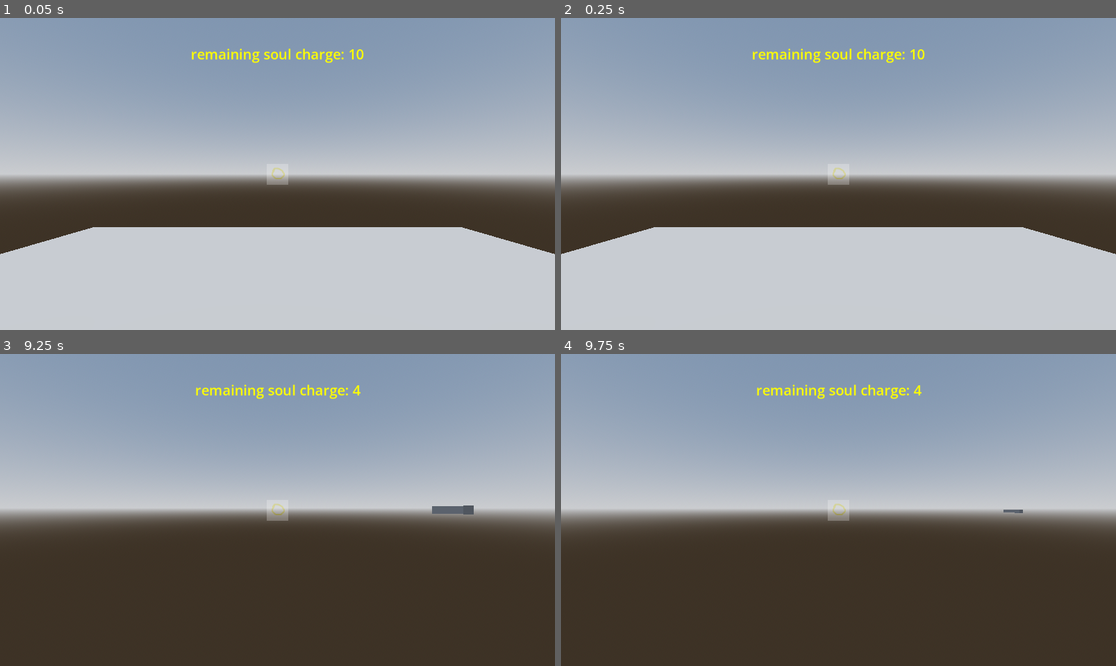
Above: before the commit, frames 1-4 (two rows, left to right).
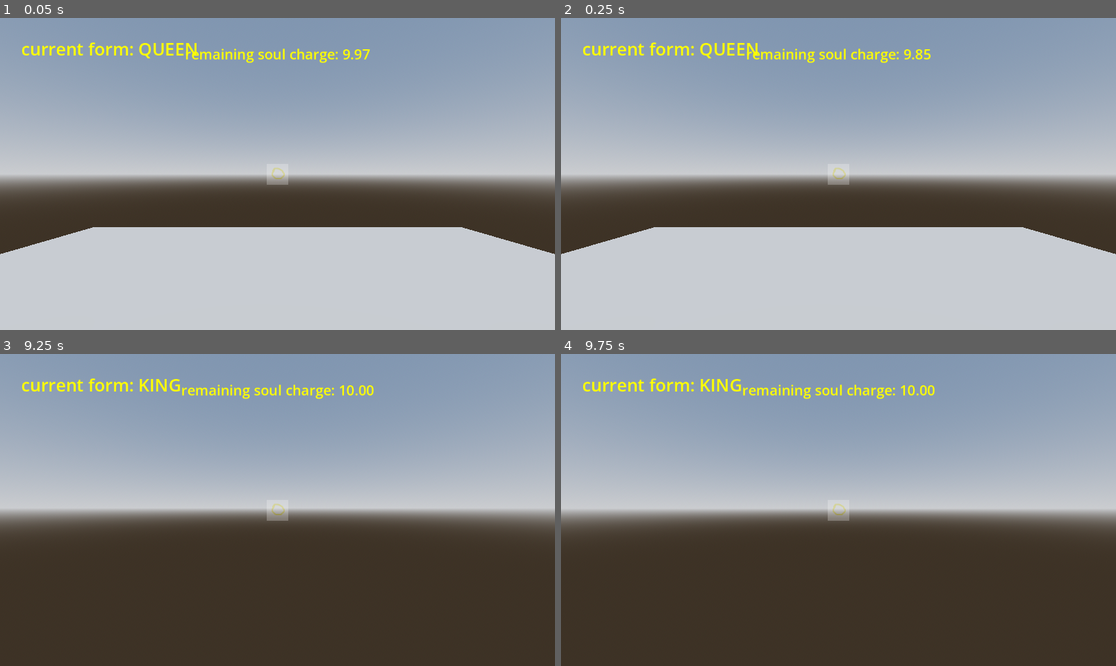
Above: after the commit, the same moments.

Repository: MarGamaDev/wolfenlike
Game: Godot game, scene res://Player/player test/player_test.tscn
Two runs of this game, one before a commit and one after it. Both use one fixed random seed, a clock stepped at 60 frames per second and the inputs below.
Inputs (mouse positions are in pixels of both pictures, inside the frame that each line leads up to):
- Up to frame 1 (0.05 s): no input
- Up to frame 2 (0.25 s): no input
- Up to frame 3 (9.25 s): move the mouse to (305, 510) at 0.52 s; hold W (player_forward) 0.53-5.78 s; click (305, 510) at 0.6 s; right-click (305, 510) at 0.8 s; move the mouse to (249, 510) at 1.27 s; right-click (249, 510) at 1.35 s; click (249, 510) at 1.55 s; move the mouse to (288, 503) at 2.02 s; click (288, 503) at 2.1 s; right-click (288, 503) at 2.3 s; move the mouse to (271, 516) at 2.77 s; right-click (271, 516) at 2.85 s; click (271, 516) at 3.05 s; move the mouse to (316, 513) at 3.52 s; tap Space (space) at 3.6, 8.1 s; right-click (316, 513) at 3.8 s; move the mouse to (233, 506) at 4.27 s; tap T (test_stop_dash) at 4.35, 8.85 s; click (233, 506) at 4.55 s; move the mouse to (283, 510) at 5.02 s; click (283, 510) at 5.1 s; right-click (283, 510) at 5.3 s; move the mouse to (255, 503) at 5.77 s; hold D (player_right) 5.78-6.53 s; right-click (255, 503) at 5.85 s; click (255, 503) at 6.05 s; move the mouse to (305, 510) at 6.52 s; hold W (player_forward) 6.53-8.78 s; click (305, 510) at 6.6 s; right-click (305, 510) at 6.8 s; move the mouse to (249, 510) at 7.27 s; right-click (249, 510) at 7.35 s; click (249, 510) at 7.55 s; move the mouse to (288, 503) at 8.02 s; right-click (288, 503) at 8.3 s; tap Enter at 8.75 s; move the mouse to (271, 516) at 8.77 s; hold Left (player_left) from 8.78 s (still down); click (271, 516) at 9.05 s
- Up to frame 4 (9.75 s): move the mouse to (877, 513) at 9.52 s; release Left (player_left) at 9.53 s; hold W (player_forward) from 9.53 s (still down); click (877, 513) at 9.6 s

The runs differ from the first frame. In frame 1, 1.2% of the frame differs, in the area x 3-67%, y 7-15%; in frame 2, 1.2%; in frame 3, 1.4%, in the area x 3-86%, y 7-52%; in frame 4, 1.2%.

Commit message:
added soul drain to special movement and queen

Diff:
--- a/Player/Forms/bishop_form.gd
+++ b/Player/Forms/bishop_form.gd
@@ -23,7 +23,7 @@
 		else:
 			player.velocity.x = direction.x * player.SPEED * diagonal_move_boost
 			player.velocity.z = direction.z * player.SPEED * diagonal_move_boost
+			player.consume_soul(movement_boost_consumption)
 	else:
 		on_directional_input_stopping()
-
 	player.move_and_slide()
--- a/Player/Forms/king_form.gd
+++ b/Player/Forms/king_form.gd
@@ -23,5 +23,5 @@
 
 ##has no cooldown
 func handle_attack_input() -> void:
+	weapon.shoot()
 	player.consume_soul(attack_soul_consumption)
-	weapon.shoot()
--- a/Player/Forms/queen_form.gd
+++ b/Player/Forms/queen_form.gd
@@ -3,6 +3,7 @@
 @export var queen_movement_boost : float = 2.0
 
 @export var starting_soul : int = 10
+@export var queen_passive_soul_drain_rate : float = 0.01
 
 func initialize(set_player : Player) -> void:
 	super(set_player)
@@ -24,3 +25,7 @@
 		on_directional_input_stopping()
 
 	player.move_and_slide()
+
+func on_process_update(delta : float) -> void:
+	super(delta)
+	player.consume_soul(queen_passive_soul_drain_rate)
--- a/Player/Forms/rook_form.gd
+++ b/Player/Forms/rook_form.gd
@@ -10,6 +10,7 @@
 var dash_direction : Vector3
 @export var dash_cooldown : float = 1
 @onready var dash_timer : Timer = $ChargeTimer
+@export var dash_soul_consumption : float = 1
 
 @onready var charge_hitbox : Area3D = $ChargeArea
 @onready var charge_explosion : Area3D = $ChargeBlast
@@ -32,6 +33,7 @@
 			if (input_vector.x + input_vector.y == 1) || (input_vector.x + input_vector.y == -1):
 				player.velocity.x = direction.x * player.SPEED * cardinal_move_boost
 				player.velocity.z = direction.z * player.SPEED * cardinal_move_boost
+				player.consume_soul(movement_boost_consumption)
 			else:
 				player.velocity.x = direction.x * player.SPEED * diagonal_move_penalty
 				player.velocity.z = direction.z * player.SPEED  * diagonal_move_penalty
@@ -52,6 +54,7 @@
 					create_dash_explosion()
 					dash_active = false
 					end_move_ability()
+		player.consume_soul(dash_soul_consumption)
 
 
 func end_move_ability() -> void:
--- a/Player/player test/player_test.tscn
+++ b/Player/player test/player_test.tscn
@@ -29,10 +29,11 @@
 [node name="WorldEnvironment" type="WorldEnvironment" parent="." unique_id=1603588350]
 environment = SubResource("Environment_ub18d")
 
-[node name="Player" parent="." unique_id=590664996 node_paths=PackedStringArray("test_soul_label") instance=ExtResource("1_r0ush")]
+[node name="Player" parent="." unique_id=590664996 node_paths=PackedStringArray("test_soul_label", "name_label_test") instance=ExtResource("1_r0ush")]
 transform = Transform3D(1, 0, 0, 0, 1, 0, 0, 0, 1, 0, 1.8187981, 0)
-test_form = 2
+test_form = 5
 test_soul_label = NodePath("../temp ui/SoulTestLabel")
+name_label_test = NodePath("../temp ui/testformlabel")
 
 [node name="CSGBox3D" type="CSGBox3D" parent="." unique_id=678165903 groups=["world"]]
 use_collision = true
@@ -107,3 +108,13 @@
 theme_override_font_sizes/font_size = 29
 text = "Soul: 0"
 horizontal_alignment = 1
+
+[node name="testformlabel" type="Label" parent="temp ui" unique_id=923794536]
+layout_mode = 0
+offset_left = 44.0
+offset_top = 39.0
+offset_right = 144.0
+offset_bottom = 62.0
+theme_override_colors/font_color = Color(1, 1, 0, 1)
+theme_override_font_sizes/font_size = 36
+text = "current form"
--- a/Player/player.gd
+++ b/Player/player.gd
@@ -16,7 +16,7 @@
 @export var test_form_list : Array[PlayerForm]
 @export var test_soul_label : Label
 
-var remaining_soul : int = 0
+var remaining_soul : float  = 0
 @onready var attack_timer : Timer = $PlayerForms/Timer
 
 func _ready():
@@ -56,9 +56,9 @@
 func get_weapon_holder() -> Node3D:
 	return $Head/Camera3D/WeaponHolder
 
-func consume_soul(amount_used : int) -> void:
+func consume_soul(amount_used : float) -> void:
 	remaining_soul -= amount_used
-	test_soul_label.text = "remaining soul charge: " + str(remaining_soul)
+	test_soul_label.text = "remaining soul charge: " + str("%.2f" % remaining_soul)
 	if remaining_soul <= 0:
 		##this is where going down would go
 		switch_form(PlayerForm.PLAYER_FORM.KING)
@@ -69,12 +69,16 @@
 	remaining_soul = new_value
 	test_soul_label.text = "remaining soul charge: " + str(remaining_soul)
 
+##testing stuff
+@export var name_label_test : Label
+
 func switch_form(new_form : PlayerForm.PLAYER_FORM) -> void:
 	##MAKE THIS ACTUALLY LOAD THEM AND NOT JUST BE CHILDREN OF PLAYERFORMS
 	current_form = test_form_list[new_form]
 	current_form.initialize(self)
 	player_form_type = current_form.player_form
-	print("switched form to: ", new_form)
+	##testing stuff
+	name_label_test.text = "current form: " + str(PlayerForm.PLAYER_FORM.find_key(new_form))
 
 ##TESTING STUFF
 #signal update_soul_text(text : String)
--- a/Player/player_form.gd
+++ b/Player/player_form.gd
@@ -6,7 +6,8 @@
 var direction : Vector3 = Vector3.ZERO
 var stop_delta : float
 var stop_time : float = 0.1
-@export var attack_soul_consumption : int = 1
+@export var attack_soul_consumption : float = 1
+@export var movement_boost_consumption : float = 0.001
 
 @export var attack_speed : float = 1 ## how many seconds between attacks
 var attack_timer : Timer
@@ -39,9 +40,9 @@
 
 func handle_attack_input() -> void:
 	if attack_timer.is_stopped():
-		player.consume_soul(attack_soul_consumption)
 		weapon.shoot()
 		attack_timer.start()
+		player.consume_soul(attack_soul_consumption)
 
 func on_process_update(delta : float) -> void:
 	stop_delta = delta
